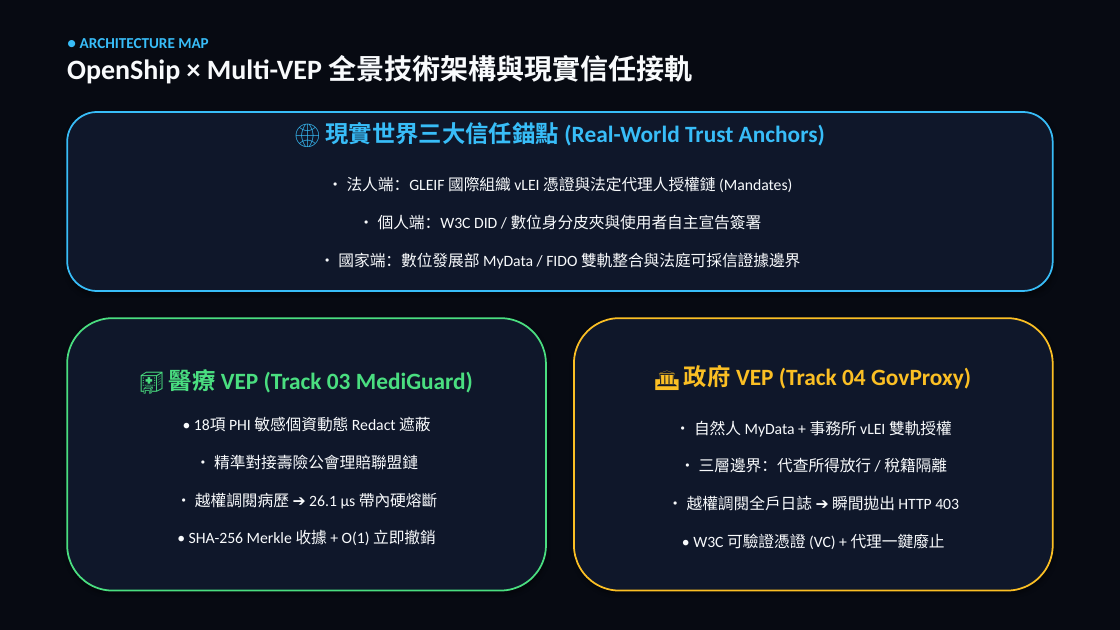
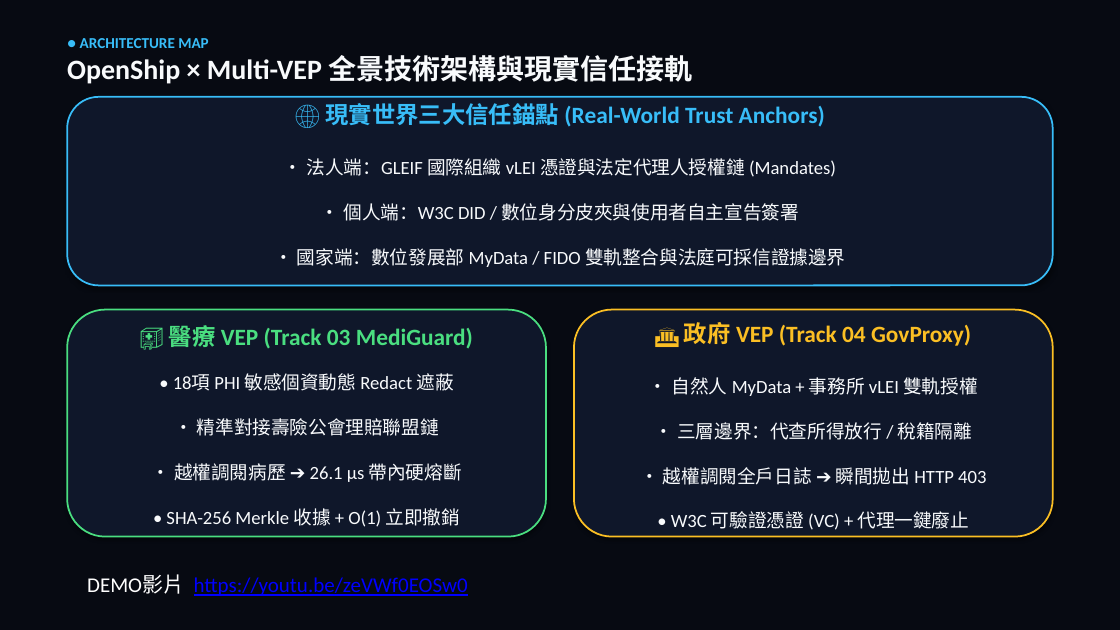
Before and after one commit to Top-Celestial-Company-Ltd/DROS-Hackathon-Showcase, a slide deck: slide 9 of B1_12_DROS(DeterministicRuntimeOS).pptx. Drawn at 1120x630 pixels with LibreOffice and Linux fonts; fonts in the diff are those of the drawing. Boxes give left, top, right and bottom in pixels: in the first picture for what was removed or moved away, otherwise in the second. Text is boxed around its words. In the diff, an @@ line names an element or a change of style, - is before the commit and + after.

```diff
--- a/B1_12_DROS(DeterministicRuntimeOS).pptx
+++ b/B1_12_DROS(DeterministicRuntimeOS).pptx
@@ rounded rectangle "🌐 現實世界三大信任錨點 (Real-World Trust Anchors)": place and size @@
-rounded rectangle "🌐 現實世界三大信任錨點 (Real-World Trust Anchors)" at bbox=[67, 112, 1053, 291]
+rounded rectangle "🌐 現實世界三大信任錨點 (Real-World Trust Anchors)" at bbox=[67, 97, 1053, 285]
@@ text in rounded rectangle at bbox=[297, 158, 845, 267]: size 13.5 to 16 pt in "• 法人端：GLEIF 國際組織 vLEI 憑證與法定代理人授權鏈 (Mandates)", "• 個人端：W3C DID / 數位身分皮夾與使用者自主宣告簽署", "• 國家端：數位發展部 MyData / FIDO 雙軌整合與法庭可採信證據邊界" @@
@@ rounded rectangle "🏥 醫療 VEP (Track 03 ...": place and size @@
-rounded rectangle "🏥 醫療 VEP (Track 03 ..." at bbox=[67, 318, 546, 591]
+rounded rectangle "🏥 醫療 VEP (Track 03 ..." at bbox=[67, 310, 546, 537]
@@ rounded rectangle "🏛️ 政府 VEP (Track 04 ...": place and size @@
-rounded rectangle "🏛️ 政府 VEP (Track 04 ..." at bbox=[574, 318, 1053, 591]
+rounded rectangle "🏛️ 政府 VEP (Track 04 ..." at bbox=[574, 310, 1053, 537]
@@ text in rounded rectangle at bbox=[166, 373, 462, 527]: size 13.5 to 16 pt in "• 18項 PHI 敏感個資動態 Redact 遮蔽", "• 精準對接壽險公會理賠聯盟鏈", "• 越權調閱病歷 ➔ 26.1 μs 帶內硬熔斷", "• SHA-256 Merkle 收據 + O(1) 立即撤銷" @@
@@ text in rounded rectangle at bbox=[663, 377, 986, 530]: size 13.5 to 16 pt in "• 自然人 MyData + 事務所 vLEI 雙軌授權", "• 三層邊界：代查所得放行 / 稅籍隔離", "• 越權調閱全戶日誌 ➔ 瞬間拋出 HTTP 403", "• W3C 可驗證憑證 (VC) + 代理一鍵廢止" @@
@@ text added at bbox=[87, 575, 468, 596], 18 pt, text #0000FF, underline @@
+DEMO影片 https://youtu.be/zeVWf0EOSw0
```
Also in this commit, not shown: 3 other slides changed, 5 other files.
